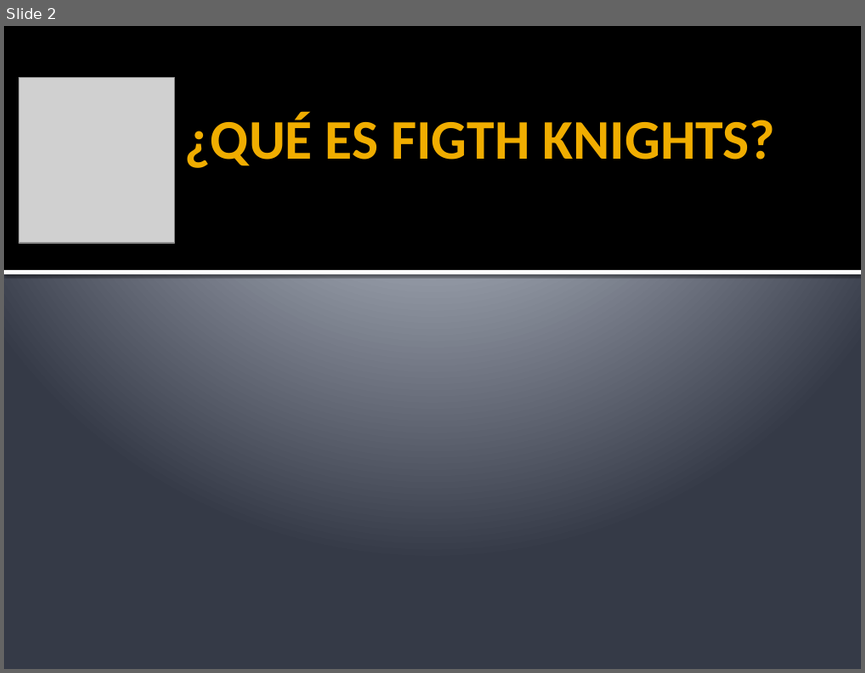
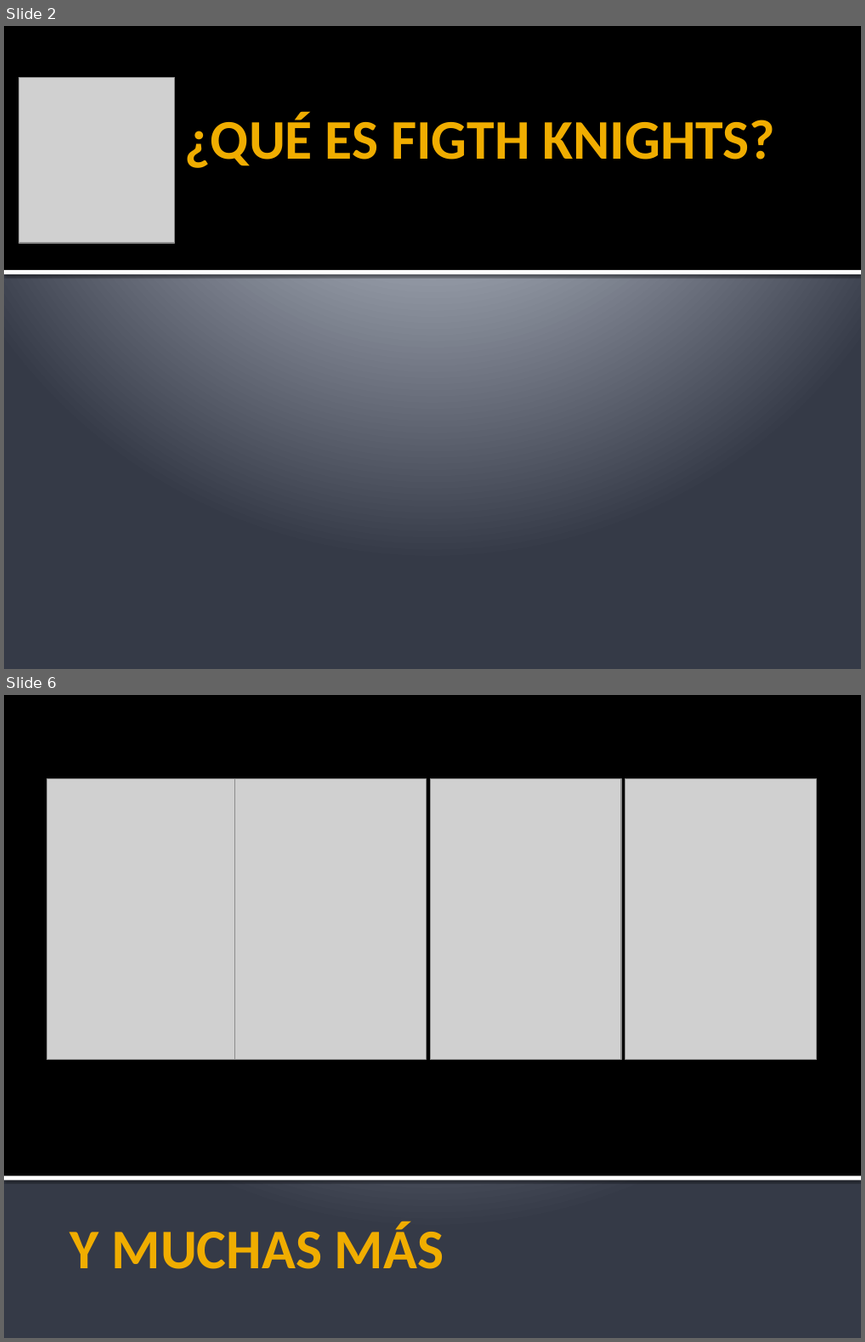
Before and after one commit to TecnologiaVideojuegos/proyecto-videojuego-equipod, a slide deck: PRESENTACIÓN/Presentación videojuegos.pptx. Shown one above the other, each under a label of ours: slide 2 before the commit, slides 2 and 6 after it; the slides between them are not shown. The pictures are 865x673 and 865x1342 pixels, drawn with LibreOffice and Linux fonts; fonts in the diff are those of the drawing; grey boxes stand for pictures. Boxes give left, top, right and bottom in pixels: in the first picture for what was removed or moved away, otherwise in the second. Text is boxed around its words. In the diff, an @@ line names an element or a change of style, - is before the commit and + after.

```diff
--- a/PRESENTACIÓN/Presentación videojuegos.pptx
+++ b/PRESENTACIÓN/Presentación videojuegos.pptx
@@ slide 6 added at [4, 695, 861, 1338], background gradient #C1C5D3 to #BFC4D2 to #353B47 @@
@@ rectangle added at [4, 695, 861, 1176], fill #000000 @@
@@ picture added at [46, 778, 238, 1059] @@
@@ picture added at [234, 778, 426, 1059] @@
@@ picture added at [430, 778, 621, 1059] @@
@@ picture added at [625, 778, 817, 1059] @@
@@ rectangle added at [4, 1175, 861, 1180], fill #FFFFFF @@
@@ title added at [70, 1221, 443, 1269], 47 pt, text #F0AD00, bold @@
+Y MUCHAS MÁS
```
Also in this commit, not shown: 6 other slides added, 1 slide removed.
